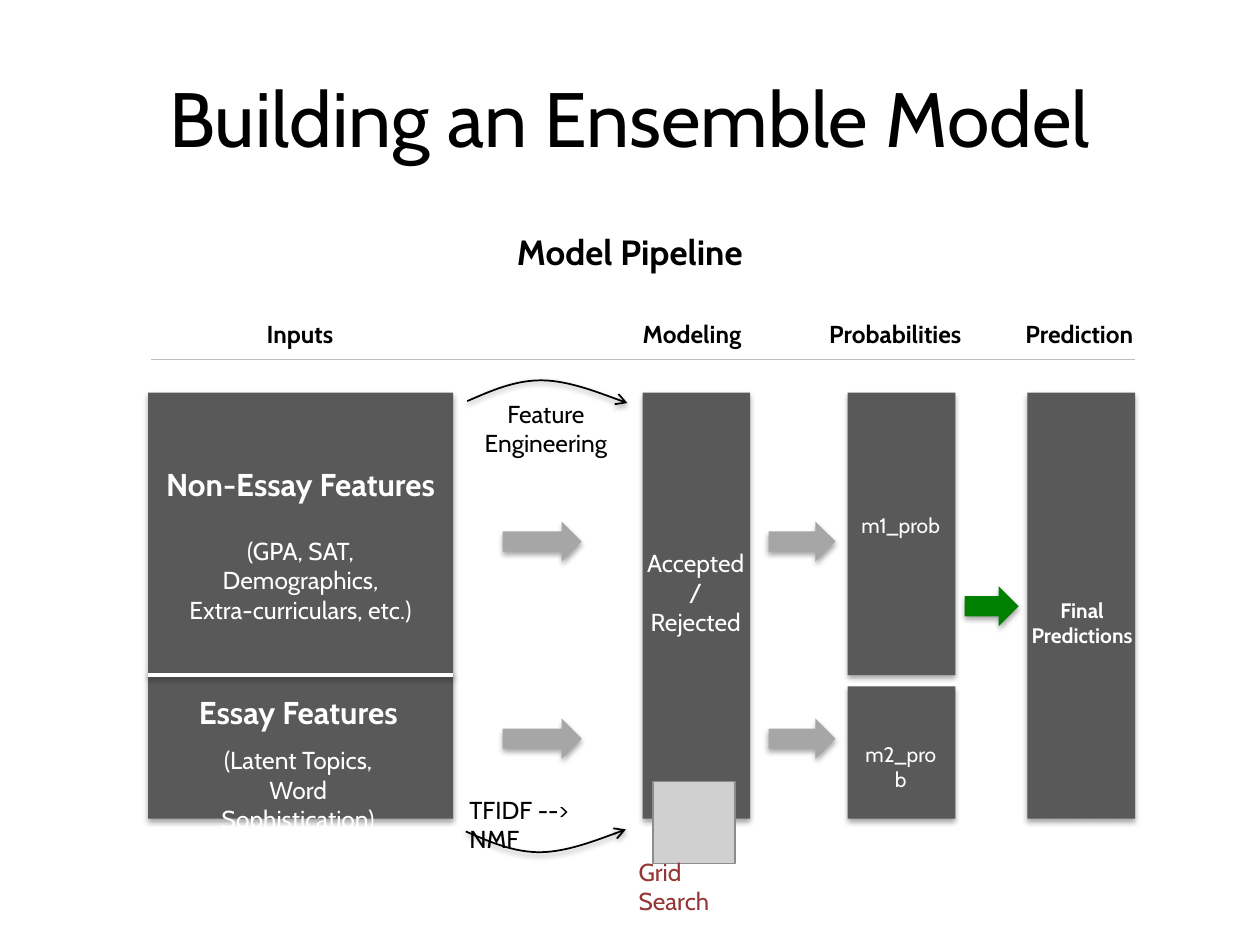
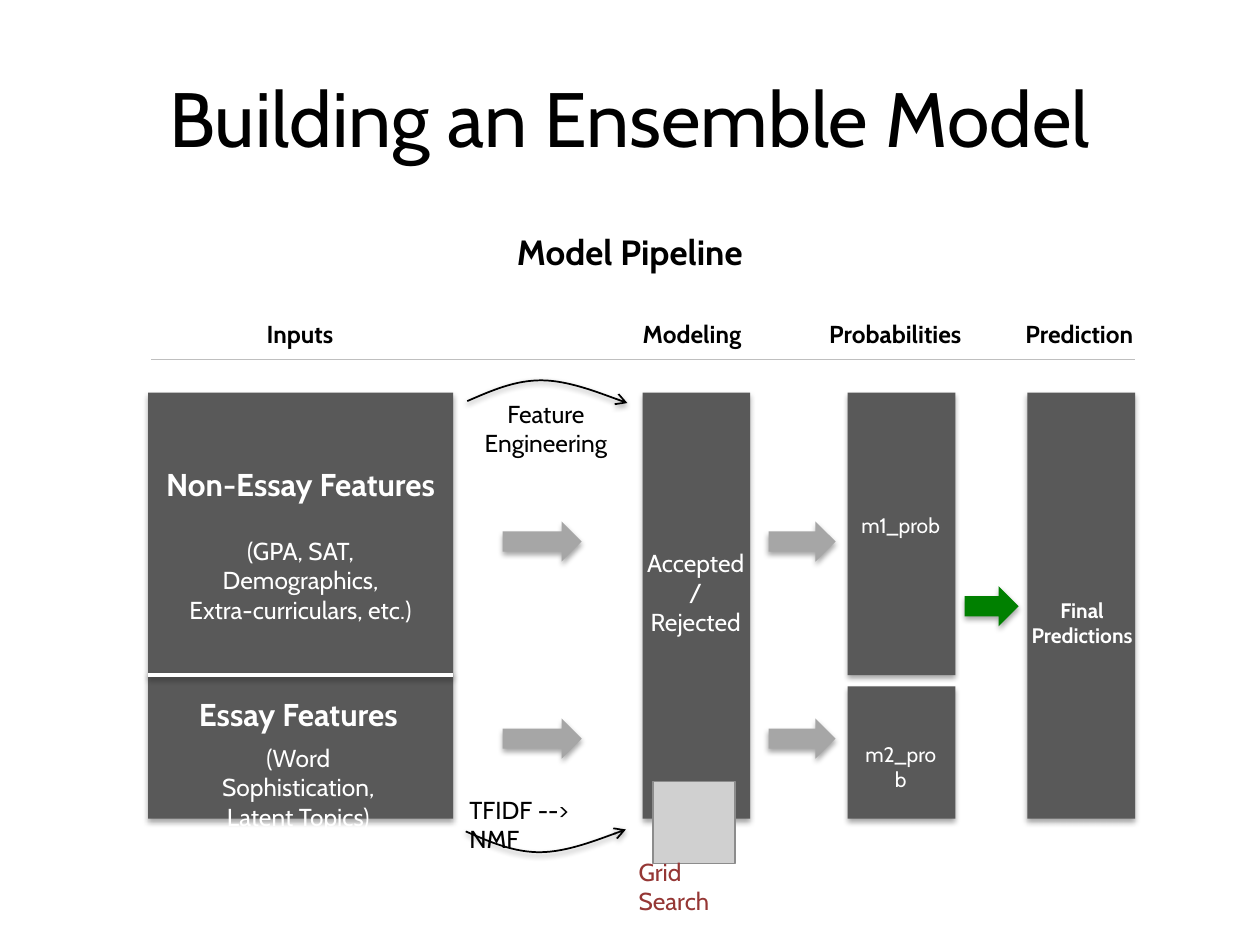
Before and after one commit to yungmsh/mining_the_common_app, a slide deck: slide 4 of presentation/MikeYung_Presentation_v1.pptx. Drawn at 1260x945 pixels with LibreOffice and Linux fonts; fonts in the diff are those of the drawing; grey boxes stand for pictures; background and template pictures are left out. Boxes give left, top, right and bottom in pixels: in the first picture for what was removed or moved away, otherwise in the second. Text is boxed around its words. In the diff, an @@ line names an element or a change of style, - is before the commit and + after.

```diff
--- a/presentation/MikeYung_Presentation_v1.pptx
+++ b/presentation/MikeYung_Presentation_v1.pptx
@@ text at [199,704,397,733]: more space between paragraphs @@
@@ text at [222,748,374,832]: text changed @@
-(Latent Topics,
-Word Sophistication)
+(Word Sophistication,
+Latent Topics)
```
Also in this commit, not shown: 7 other slides changed, 4 slides added, 1 slide removed, 1 other file.
